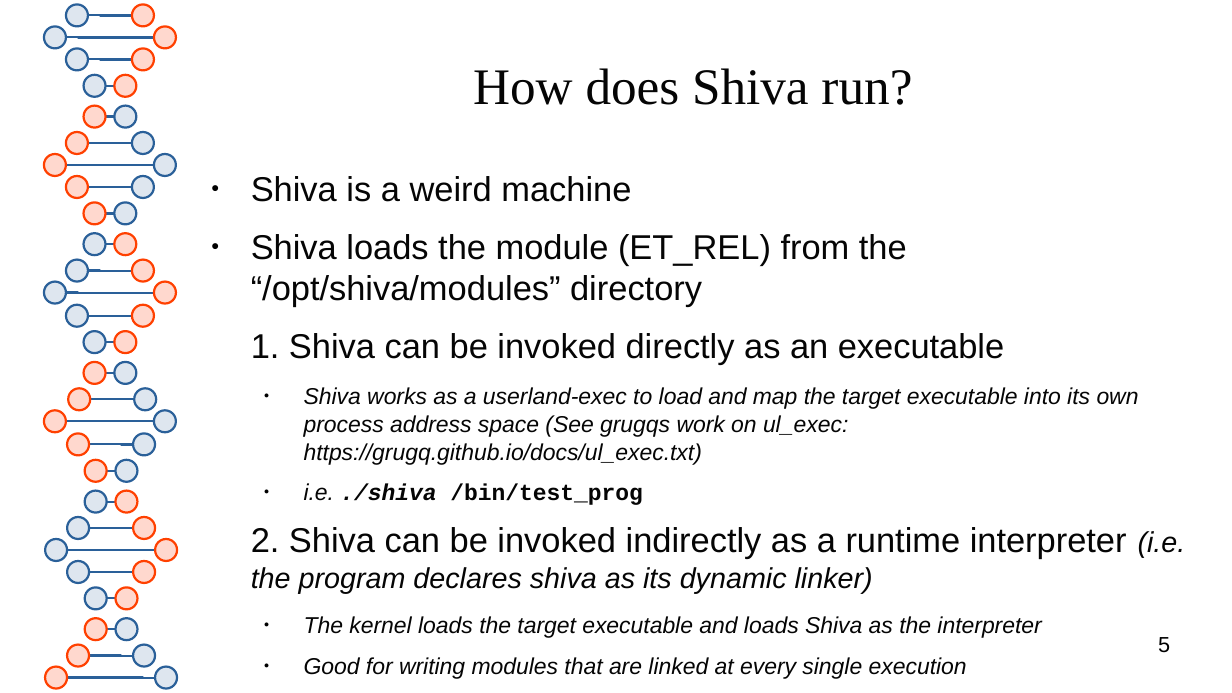
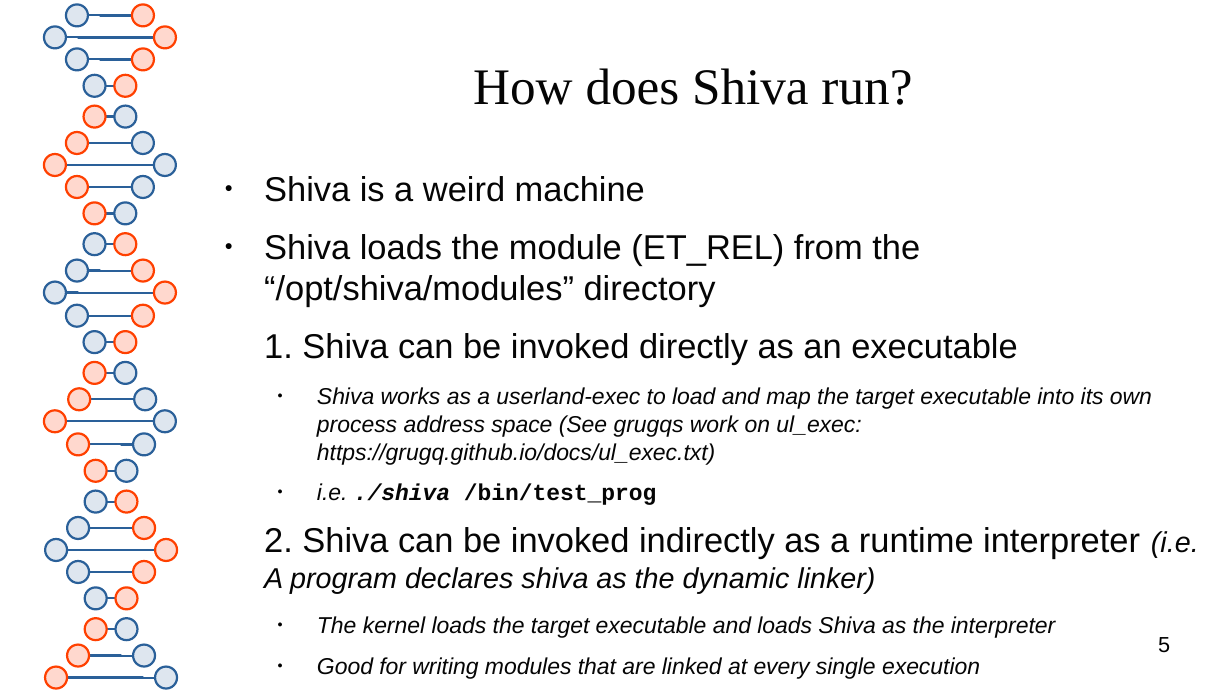
Before and after one commit to advanced-microcode-patching/shiva, a slide deck: slide 5 of presentation/shiva_runtime.odp. Drawn at 1232x693 pixels with LibreOffice and Linux fonts; fonts in the diff are those of the drawing. Boxes give left, top, right and bottom in pixels: in the first picture for what was removed or moved away, otherwise in the second. Text is boxed around its words. In the diff, an @@ line names an element or a change of style, - is before the commit and + after.

```diff
--- a/presentation/shiva_runtime.odp
+++ b/presentation/shiva_runtime.odp
@@ text "Shiva is a weird machine": place and size @@
-text "Shiva is a weird machine" at [251,176,1186,679]
+text "Shiva is a weird machine" at [264,176,1199,679]
@@ text at [264,527,1199,594]: text changed @@
-2. Shiva can be invoked indirectly as a runtime interpreter (i.e. the program declares shiva as its dynamic linker)
+2. Shiva can be invoked indirectly as a runtime interpreter (i.e. A program declares shiva as the dynamic linker)
```
Also in this commit, not shown: 4 other slides changed, 1 slide removed, 1 other file.
